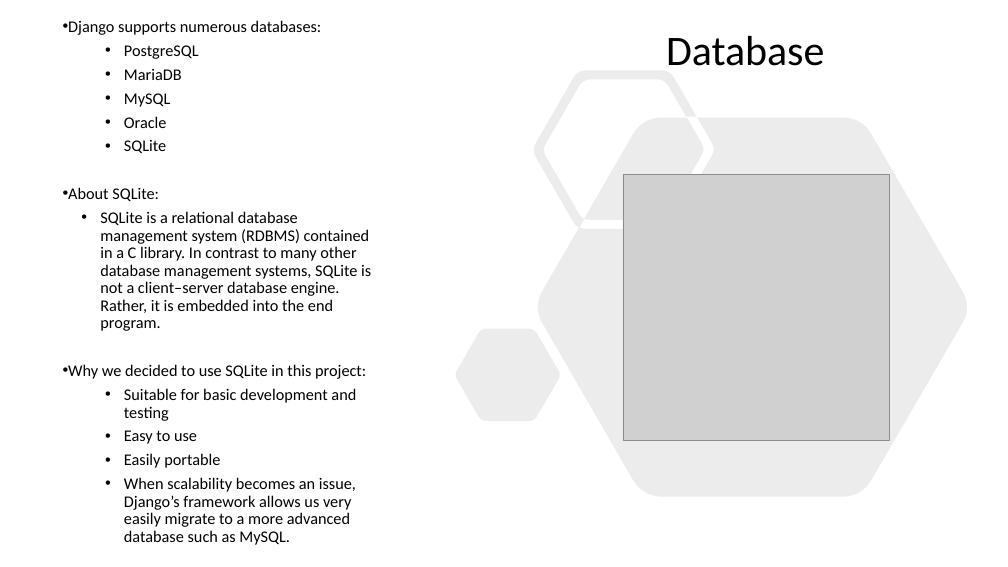
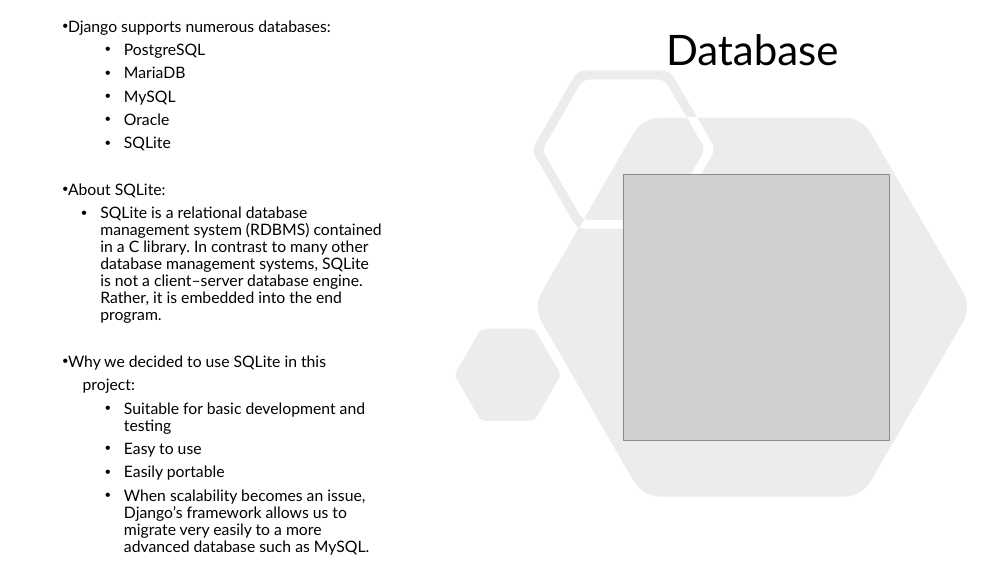
Before and after one commit to MaxLiorCo/Tasks_Back_End, a slide deck: slide 3 of Project Presentation Slides.pptx. Drawn at 1008x567 pixels with LibreOffice and Linux fonts; fonts in the diff are those of the drawing; grey boxes stand for pictures. Boxes give left, top, right and bottom in pixels: in the first picture for what was removed or moved away, otherwise in the second. Text is boxed around its words. In the diff, an @@ line names an element or a change of style, - is before the commit and + after.

```diff
--- a/Project Presentation Slides.pptx
+++ b/Project Presentation Slides.pptx
@@ text at (x1=68, y1=20, x2=382, y2=480): size 15.5 to 15 pt, font Calibri to Lato in "Django supports numerous databases:", "PostgreSQL", "MariaDB", "MySQL" and 7 more places @@
@@ text "Database" at (x1=666, y1=34, x2=838, y2=66): font Calibri to Lato @@
@@ text at (x1=68, y1=355, x2=326, y2=393): text changed; size 15.5 to 15 pt; font Calibri to Lato @@
-• Why we decided to use SQLite in this project:
+• Why we decided to use SQLite in this
+project:
@@ text at (x1=124, y1=489, x2=369, y2=555): text changed; size 15.5 to 15 pt; font Calibri to Lato @@
-  • When scalability becomes an issue, Django’s framework allows us very easily migrate to a more advanced database such as MySQL.
+  • When scalability becomes an issue, Django’s framework allows us to migrate very easily to a more advanced database such as MySQL.
```
Also in this commit, not shown: 3 other slides changed, 14 slides added, 4 other files.
